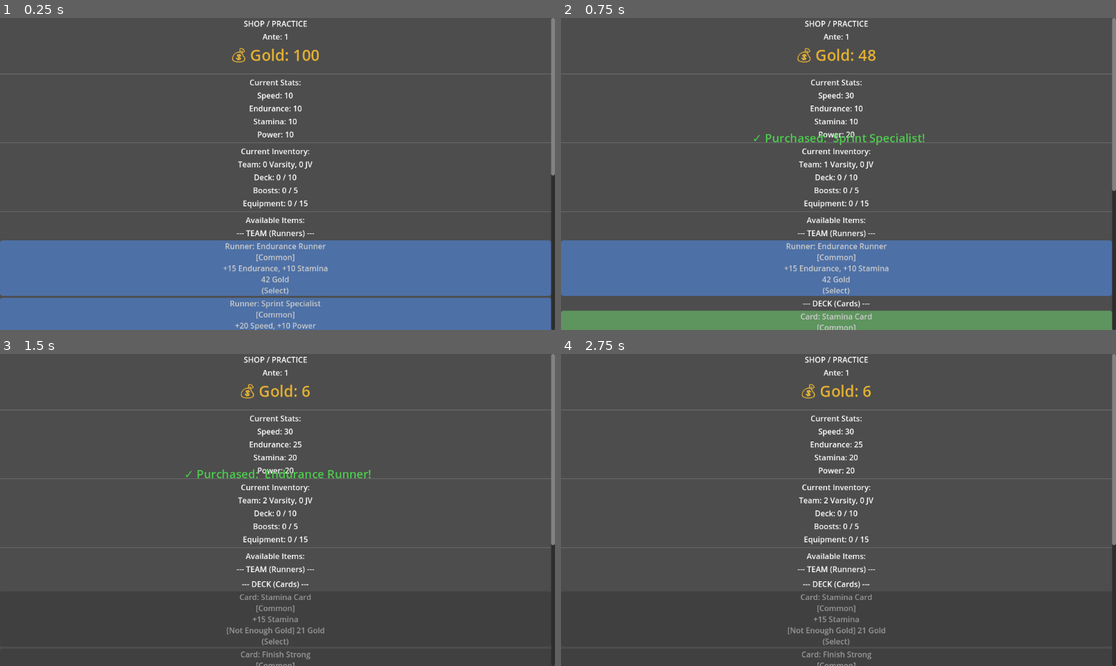
Above: before the commit, frames 1-4 (two rows, left to right).
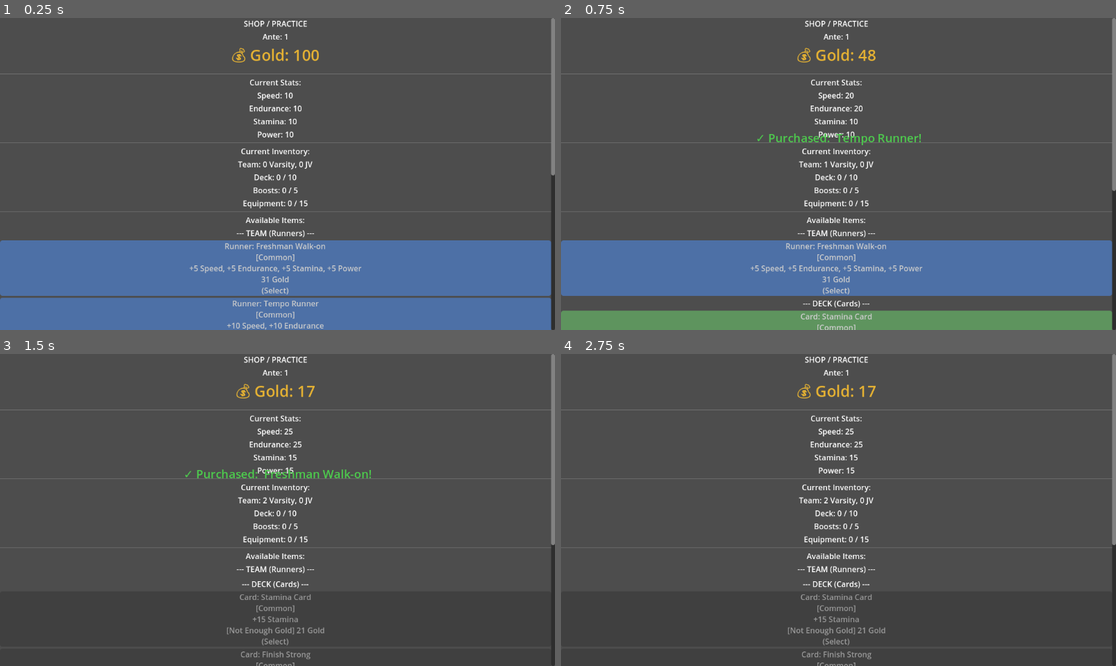
Above: after the commit, the same moments.

Repository: axmariscal/cursus
Game: Godot game, scene res://scenes/core/ShopScene.tscn
Same seed, same stepped clock (60 frames per second), same inputs: the game is played once before the commit and once after it. This scene is started directly instead of the project's main scene.
Inputs (mouse positions are in pixels of both pictures, inside the frame that each line leads up to):
- Up to frame 1 (0.25 s): no input
- Up to frame 2 (0.75 s): click (838, 326) at 0.5 s, where only the run after the commit has a clickable "Runner: Tempo Runner [Common]…"
- Up to frame 3 (1.5 s): click "Runner: Endurance Runner [Com…" (after the commit: "Runner: Freshman Walk-on [Com…") at 1.25 s
- Up to frame 4 (2.75 s): tap Enter at 2 s; move the mouse to (960, 494) at 2.02 s

The runs differ from the first frame. In frame 1, 0.8% of the frame differs, in the area x 34-66%, y 72-100%; in frame 2, 1.0%, in the area x 34-66%, y 24-85%; in frame 3, 0.7%; in frame 4, 0.3%.

Commit message:
Revised the Runner Names to better reflect cross country.

Diff:
--- a/scripts/core/GameManager.gd
+++ b/scripts/core/GameManager.gd
@@ -58,11 +58,11 @@
 	# Give 5 balanced starting runners for varsity team
 	# Mix of different types for variety
 	var starting_runners = [
-		"Runner: Sprinter",
-		"Runner: Endurance Runner",
-		"Runner: Sprinter",
-		"Runner: Endurance Runner",
-		"Runner: Sprinter"
+		"Runner: Hill Specialist",
+		"Runner: Steady State Runner",
+		"Runner: Tempo Runner",
+		"Runner: The Closer",
+		"Runner: Freshman Walk-on"
 	]
 
 	for runner in starting_runners:
@@ -185,29 +185,56 @@
 		"team":
 			# Runners add base stats
 			match base_name:
-				"Sprinter", "Speed Demon":
-					effect.speed = 15
-					effect.power = 5
-				"Endurance Runner", "Marathon Runner":
+				# Common Runners (Ante 1+)
+				"Hill Specialist":
+					effect.power = 15
+					effect.speed = 5
+				"Steady State Runner":
 					effect.endurance = 15
 					effect.stamina = 10
-				"Sprint Specialist":
-					effect.speed = 20
-					effect.power = 10
-				# Rare runners
-				"Elite Sprinter":
+				"Tempo Runner":
+					effect.endurance = 10
+					effect.speed = 10
+				"The Closer":
+					effect.speed = 15
+					effect.stamina = 5
+				"Freshman Walk-on":
+					effect.speed = 5
+					effect.endurance = 5
+					effect.stamina = 5
+					effect.power = 5
+				"Track Tourist":
+					effect.speed = 22
+					effect.power = -5  # Negative stat
+				"Short-Cutter":
+					effect.speed = 12
+					effect.endurance = 8
+				# Rare Runners (Ante 5+)
+				"Elite V-State Harrier":
 					effect.speed = 25
 					effect.power = 15
-				"Champion Runner":
-					effect.speed = 20
-					effect.endurance = 20
-					effect.power = 10
-				"All-Star Athlete":
+				"All-Terrain Captain":
 					effect.speed = 18
 					effect.endurance = 18
 					effect.stamina = 15
 					effect.power = 12
+				"Caffeine Fiend":
+					effect.speed = 25
+					effect.stamina = -15  # Negative stat
+				"Ghost of the Woods":
+					effect.endurance = 20
+					effect.power = 12
+				# Epic Runners (Ante 8+)
+				"The Legend":
+					effect.speed = 30
+					effect.endurance = 30
+				"JV Legend":
+					effect.speed = 10
+					effect.endurance = 10
+					effect.stamina = 10
+					effect.power = 10
 				_:
+					# Default fallback
 					effect.speed = 10
 					effect.endurance = 10
 
@@ -548,18 +575,19 @@
 	base_strength = int(base_strength * difficulty_modifier)
 
 	# Generate 5 opponent runners
+	# Use common runner types for opponents
+	var common_runner_types = [
+		"Hill Specialist",
+		"Steady State Runner",
+		"Tempo Runner",
+		"The Closer",
+		"Track Tourist",
+		"Short-Cutter"
+	]
+
 	for i in range(5):
-		var strength = base_strength + (randi() % 20) - 10  # ±10 variance
-
-		# Create a runner name based on strength
-		var runner_type = ""
-		if strength < 60:
-			runner_type = "Endurance Runner"
-		elif strength < 70:
-			runner_type = "Sprinter"
-		else:
-			runner_type = "Sprint Specialist"
-
+		# Randomly select from common runner types
+		var runner_type = common_runner_types[randi() % common_runner_types.size()]
 		opponent_team.append("Runner: " + runner_type)
 
 	return opponent_team
--- a/scripts/core/Shop.gd
+++ b/scripts/core/Shop.gd
@@ -40,13 +40,35 @@
 var available_items: Array[Item] = []
 
 # Simple item pools for each category
-var team_items = ["Sprinter", "Endurance Runner", "Sprint Specialist", "Marathon Runner", "Speed Demon"]
+# Common Runners (Ante 1+)
+var team_items = [
+	"Hill Specialist",
+	"Steady State Runner",
+	"Tempo Runner",
+	"The Closer",
+	"Freshman Walk-on",
+	"Track Tourist",
+	"Short-Cutter"
+]
+
 var deck_items = ["Speed Boost", "Stamina Card", "Recovery Card", "Pace Card", "Finish Strong"]
 var boost_items = ["Endurance", "Speed", "Recovery", "Pace", "Stamina"]
 var equipment_items = ["Lightweight Shoes", "Energy Gel", "Training Program", "Recovery Kit", "Performance Monitor"]
 
 # Rare item pools (appear less frequently)
-var rare_team_items = ["Elite Sprinter", "Champion Runner", "All-Star Athlete"]
+# Rare Runners (Ante 5+)
+var rare_team_items = [
+	"Elite V-State Harrier",
+	"All-Terrain Captain",
+	"Caffeine Fiend",
+	"Ghost of the Woods"
+]
+
+# Epic Runners (Ante 5+, very rare)
+var epic_team_items = [
+	"The Legend",
+	"JV Legend"
+]
 var rare_deck_items = ["Power Surge", "Final Sprint", "Victory Lap"]
 var rare_boost_items = ["Elite Training", "Peak Performance", "Champion's Edge"]
 var rare_equipment_items = ["Pro Racing Shoes", "Elite Training Kit", "Championship Gear"]
@@ -109,8 +131,11 @@
 		"team":
 			base_price = 40  # Runners are expensive
 			# Special runners cost more
-			if base_name in ["Sprint Specialist", "Speed Demon", "Marathon Runner"]:
+			if base_name in ["The Closer", "Tempo Runner", "Track Tourist"]:
 				base_price = 50
+			# Freshman Walk-on is cheaper (balanced stats but low cost)
+			if base_name == "Freshman Walk-on":
+				base_price = 30
 		"deck":
 			base_price = 20  # Cards are moderate
 		"boosts":
@@ -134,6 +159,16 @@
 func _get_item_rarity(category: String, base_name: String) -> ItemRarity:
 	# Determine if item is rare or epic
 	var roll = randf()
+
+	# Check if it's an epic item by name (from epic item pools)
+	var is_epic_item = false
+	match category:
+		"team":
+			is_epic_item = base_name in epic_team_items
+
+	if is_epic_item:
+		# Epic items are always Epic
+		return ItemRarity.EPIC
 
 	# Check if it's a rare item by name (from rare item pools)
 	var is_rare_item = false
@@ -171,10 +206,12 @@
 	# Generate 2-3 items per category based on ante level
 	var items_per_category = 2 + (GameManager.current_ante / 5)
 
-	# Team items (include rare items from ante 5+)
+	# Team items (include rare items from ante 5+, epic items from ante 8+)
 	var all_team_items = team_items.duplicate()
 	if GameManager.current_ante >= 5:
 		all_team_items.append_array(rare_team_items)
+	if GameManager.current_ante >= 8:
+		all_team_items.append_array(epic_team_items)
 
 	var used_team_indices = []
 	for i in range(min(items_per_category, all_team_items.size())):
--- a/scripts/run/Run.gd
+++ b/scripts/run/Run.gd
@@ -374,36 +374,52 @@
 	_display_team_tray()
 
 func _update_team_composition() -> void:
-	# Count runner types
-	var sprinter_count = 0
-	var endurance_count = 0
-	var specialist_count = 0
+	# Count runner types by archetype
+	var front_runner_count = 0  # Speed/Power focused
+	var stayer_count = 0  # Endurance/Stamina focused
+	var kicker_count = 0  # Speed/Stamina focused
+	var all_around_count = 0  # Balanced
+
+	# Front Runner archetypes (Speed/Power)
+	var front_runner_types = ["Hill Specialist", "The Closer", "Track Tourist", "Elite V-State Harrier", "Caffeine Fiend"]
+	# Stayer archetypes (Endurance/Stamina)
+	var stayer_types = ["Steady State Runner", "Ghost of the Woods"]
+	# Kicker archetypes (Speed/Stamina)
+	var kicker_types = ["Short-Cutter"]
+	# All-Around types
+	var all_around_types = ["Tempo Runner", "Freshman Walk-on", "All-Terrain Captain", "The Legend", "JV Legend"]
 
 	for runner in GameManager.varsity_team:
 		var base_name = runner.split(":")[1].strip_edges() if ":" in runner else runner
-		if "Sprinter" in base_name or "Speed Demon" in base_name:
-			sprinter_count += 1
-		elif "Endurance" in base_name or "Marathon" in base_name:
-			endurance_count += 1
-		elif "Specialist" in base_name:
-			specialist_count += 1
+		if base_name in front_runner_types:
+			front_runner_count += 1
+		elif base_name in stayer_types:
+			stayer_count += 1
+		elif base_name in kicker_types:
+			kicker_count += 1
+		elif base_name in all_around_types:
+			all_around_count += 1
 
 	for runner in GameManager.jv_team:
 		var base_name = runner.split(":")[1].strip_edges() if ":" in runner else runner
-		if "Sprinter" in base_name or "Speed Demon" in base_name:
-			sprinter_count += 1
-		elif "Endurance" in base_name or "Marathon" in base_name:
-			endurance_count += 1
-		elif "Specialist" in base_name:
-			specialist_count += 1
+		if base_name in front_runner_types:
+			front_runner_count += 1
+		elif base_name in stayer_types:
+			stayer_count += 1
+		elif base_name in kicker_types:
+			kicker_count += 1
+		elif base_name in all_around_types:
+			all_around_count += 1
 
 	var composition_parts = []
-	if sprinter_count > 0:
-		composition_parts.append("%d Sprinters" % sprinter_count)
-	if endurance_count > 0:
-		composition_parts.append("%d Endurance" % endurance_count)
-	if specialist_count > 0:
-		composition_parts.append("%d Specialists" % specialist_count)
+	if front_runner_count > 0:
+		composition_parts.append("%d Front Runners" % front_runner_count)
+	if stayer_count > 0:
+		composition_parts.append("%d Stayers" % stayer_count)
+	if kicker_count > 0:
+		composition_parts.append("%d Kickers" % kicker_count)
+	if all_around_count > 0:
+		composition_parts.append("%d All-Around" % all_around_count)
 
 	if composition_parts.is_empty():
 		team_composition_label.text = "No runners"
